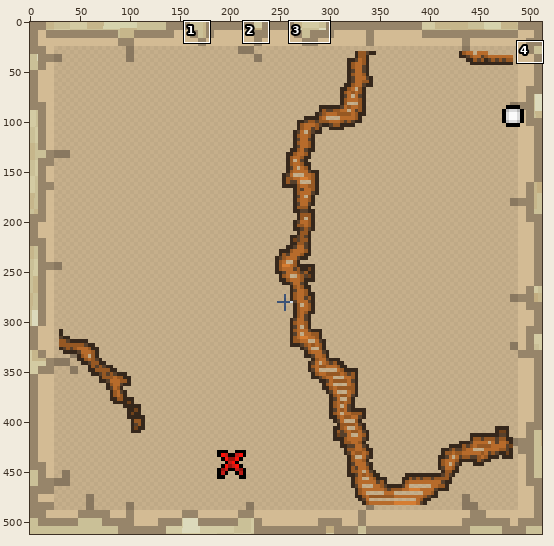
File history of a sprite sheet, assets/img/survival/map.png. Above: a wide view before the commit, with the close-up outlined.
Close-up. Before the edit:
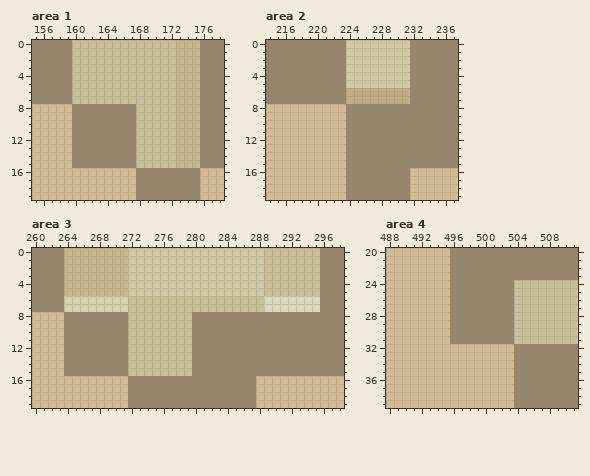
The file is 512x512 pixels. Colours within 5 levels of each other are drawn and written as one. Shown: area 1: x 155..178, y 0..19; area 2: x 214..237, y 0..19; area 3: x 260..298, y 0..19; area 4: x 488..511, y 20..39. The commit also changed other parts of the picture, which this record leaves out.
And afterwards:
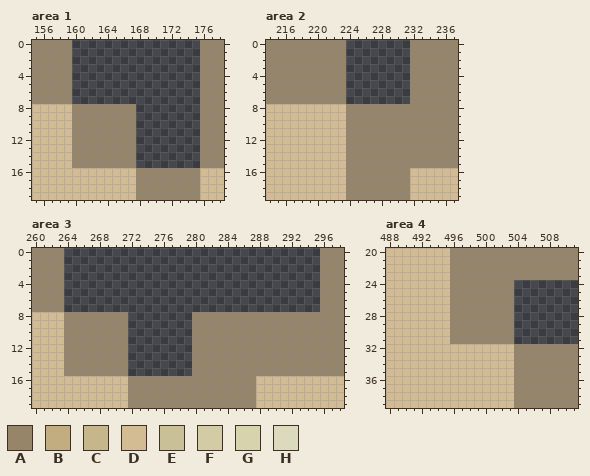
Palette (. is transparent): A #97856a  B #c2ad80  C #c6b68b  D #d3bb94  E #cac097  F #d3cba3  G #d6d3ad  H #dcdabc
The edit:
Area 1:
Colour C is gone in rows 0 to 15 at x 173 to 175.
Colour E is gone in rows 0 to 7 at x 160 to 172; in rows 8 to 15 at x 168 to 172.
Area 2:
Colour B is gone in rows 6 to 7 at x 224 to 231.
Colour F is gone in rows 0 to 5 at x 224 to 231.
Area 3:
Colour C is gone in rows 0 to 5 at x 264 to 271.
Colour E is gone in rows 0 to 5 at x 289 to 295; in rows 6 to 7 at x 272 to 288; in rows 8 to 15 at x 272 to 279.
Colour F is gone in rows 0 to 5 at x 272 to 288.
Colour G is gone in rows 6 to 7 at x 264 to 271.
Colour H is gone in rows 6 to 7 at x 289 to 295.
Area 4:
Colour E is gone in rows 24 to 31 at x 504 to 511.
Pixel boxes of the changes (left, top, right, bottom) in both close-ups:
erased: (72, 40, 200, 168)
erased: (346, 40, 410, 104)
erased: (64, 248, 320, 376)
erased: (514, 280, 578, 344)
